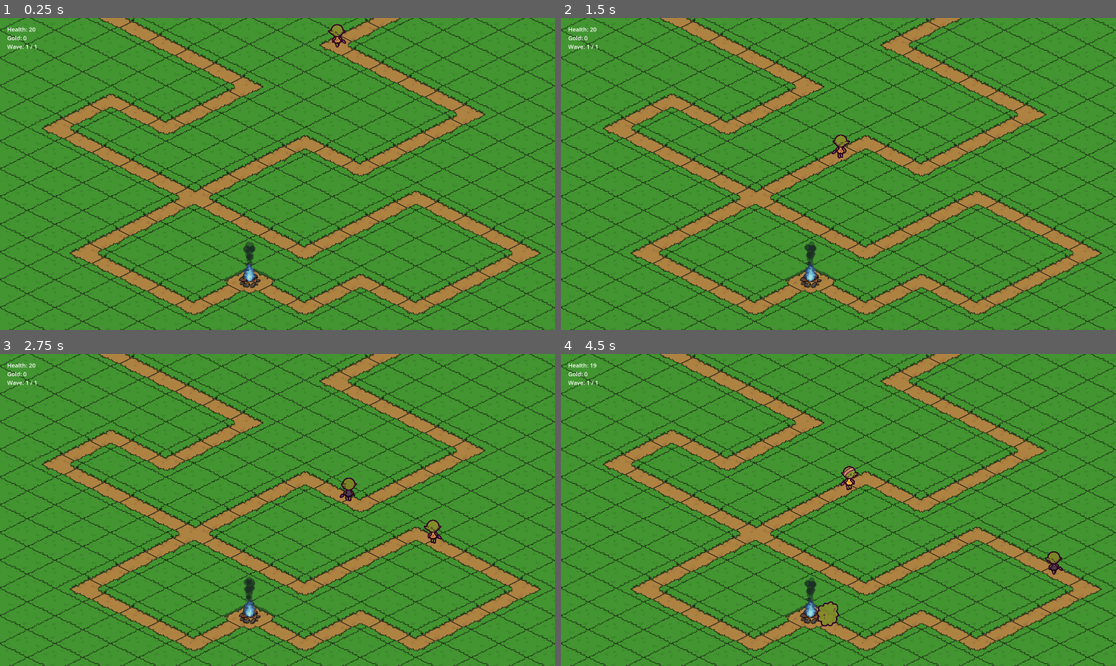
Above: before the commit, frames 1-4 (two rows, left to right).
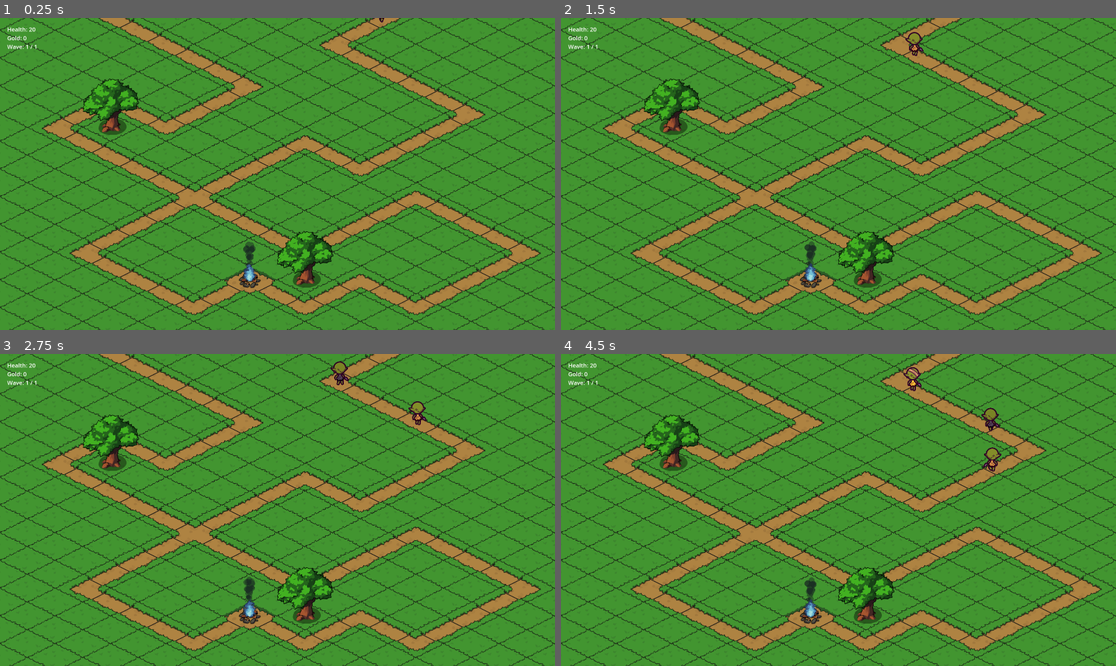
Above: after the commit, the same moments.

Repository: UnscriptedGames/td-prototype
Game: Godot game, scene res://Levels/Level 1/level_1.tscn
Two runs of this game, one before a commit and one after it. Both use one fixed random seed, a clock stepped at 60 frames per second and the inputs below.
Inputs:
- Up to frame 1 (0.25 s): no input
- Up to frame 2 (1.5 s): no input
- Up to frame 3 (2.75 s): no input
- Up to frame 4 (4.5 s): no input

The runs differ from the first frame. In frame 1, 2.2% of the frame differs, in the area x 14-70%, y 0-87%; in frame 2, 2.4%; in frame 3, 2.7%; in frame 4, 3.1%, in the area x 5-91%, y 2-88%.

Commit message:
Y Sorting Cleanup

Diff:
--- a/Entities/Enemies/Goblin/goblin_enemy_data.tres
+++ b/Entities/Enemies/Goblin/goblin_enemy_data.tres
@@ -6,7 +6,7 @@
 [resource]
 script = ExtResource("2_x4n50")
 max_health = 2
-speed = 1000.0
+speed = 200.0
 reward = 1
 variants = Array[String](["green", "purple", "orange", "yellow"])
 required_actions = Array[String](["walk", "die"])
--- a/Levels/Level 1/level_1.tscn
+++ b/Levels/Level 1/level_1.tscn
@@ -38,29 +38,31 @@
 tile_map_data = PackedByteArray("AAABAP//EgAAAAAAAAACAAAAEgAAAAAAAAACAAEAEgAAAAAAAAADAAIAEgAAAAAAAAADAAMAEgAAAAAAAAACAA …(3952 unchanged characters)…
 tile_set = ExtResource("2_b6u0k")
 
+[node name="Objects" type="TileMapLayer" parent="TileMaps" index="2"]
+y_sort_enabled = true
+tile_map_data = PackedByteArray("AAAFABIAAgAAAAAAAAABAAcAAgAAAAAAAAA=")
+tile_set = ExtResource("2_b6u0k")
+
 [node name="Spawn1" type="Path2D" parent="Paths" index="0"]
-y_sort_enabled = true
 curve = SubResource("Curve2D_h4a6w")
 script = ExtResource("4_1n5yv")
 branches = Array[NodePath]([NodePath("../End1"), NodePath("../End2")])
 
 [node name="Spawn2" type="Path2D" parent="Paths" index="1"]
-y_sort_enabled = true
 curve = SubResource("Curve2D_vbwyf")
 script = ExtResource("4_1n5yv")
 branches = Array[NodePath]([NodePath("../End1"), NodePath("../End2")])
 
 [node name="End1" type="Path2D" parent="Paths" index="2"]
-y_sort_enabled = true
 curve = SubResource("Curve2D_1n5yv")
 script = ExtResource("4_1n5yv")
 
 [node name="End2" type="Path2D" parent="Paths" index="3"]
-y_sort_enabled = true
 curve = SubResource("Curve2D_oql6h")
 script = ExtResource("4_1n5yv")
 
 [node name="Smoke" type="AnimatedSprite2D" parent="Animations" index="0"]
+z_index = 1
 position = Vector2(863, 831)
 sprite_frames = ExtResource("4_h4a6w")
 animation = &"smoke"
@@ -68,6 +70,7 @@
 frame_progress = 0.510573
 
 [node name="Flame" type="AnimatedSprite2D" parent="Animations" index="1"]
+z_index = 1
 position = Vector2(864, 879)
 scale = Vector2(1.4, 1.4)
 sprite_frames = ExtResource("4_h4a6w")
--- a/Levels/Template Level/template_level.gd
+++ b/Levels/Template Level/template_level.gd
@@ -8,6 +8,9 @@
 ## Wave State
 var _current_wave_index: int = 0	# Current wave index
 var _spawning: bool = false	# True if currently spawning enemies
+
+## Node References
+@onready var entities := $Entities # Container for all spawned entities
 
 ## Path Cache
 var _paths: Dictionary = {}	# Cached Path2D nodes for quick lookup
@@ -97,10 +100,11 @@
 	path_follow.loop = false
 	path_node.add_child(path_follow)
 
-	# Use direct property access for type safety
+	# Assign the path_follow node to the enemy, so it knows where to get its position
 	enemy.path_follow = path_follow
-	path_follow.add_child(enemy)
-	enemy.global_position = path_node.global_position
+
+	# Add the enemy to the Entities container for Y-sorting
+	entities.add_child(enemy)
 
 	# Enable processing now that the enemy is set up
 	enemy.set_process(true)
@@ -160,12 +164,9 @@
 	new_path_follow.loop = false
 	next_path.add_child(new_path_follow)
 
-	var last_position: Vector2 = enemy.global_position
+	# The enemy is not reparented. It stays in the 'Entities' node.
+	# We just give it the new path_follow node to track.
+	enemy.path_follow = new_path_follow
 
-	# Reparent the enemy and clean up the old path follower
-	path_follow.remove_child(enemy)
-	new_path_follow.add_child(enemy)
-	enemy.path_follow = new_path_follow
-	enemy.global_position = last_position
-
+	# Clean up the old path follower
 	path_follow.queue_free()
--- a/Levels/Template Level/template_level.tscn
+++ b/Levels/Template Level/template_level.tscn
@@ -5,6 +5,7 @@
 [ext_resource type="PackedScene" uid="uid://qy230vei6n8p" path="res://UI/HUD/level_hud.tscn" id="3_sv07c"]
 
 [node name="TemplateLevel" type="Node2D"]
+y_sort_enabled = true
 script = ExtResource("1_f16nf")
 
 [node name="TileMaps" type="Node2D" parent="."]
@@ -16,6 +17,9 @@
 tile_map_data = PackedByteArray("AAD/////AAAAAAAAAAD//wEAAAAAAAAAAAD//wMAAAAAAAAAAAD//wUAAAAAAAAAAAD//wcAAAAAAAAAAAD//w …(3952 unchanged characters)…
 tile_set = ExtResource("1_ser8i")
 
+[node name="Entities" type="Node2D" parent="."]
+y_sort_enabled = true
+
 [node name="Paths" type="Node2D" parent="."]
 
 [node name="Animations" type="Node2D" parent="."]
--- a/Levels/Tilesets/template_tileset.tres
+++ b/Levels/Tilesets/template_tileset.tres
@@ -1,8 +1,9 @@
-[gd_resource type="TileSet" load_steps=7 format=3 uid="uid://deanuyo4c5m1j"]
+[gd_resource type="TileSet" load_steps=9 format=3 uid="uid://deanuyo4c5m1j"]
 
 [ext_resource type="Texture2D" uid="uid://jrbnwth02bfg" path="res://Levels/Tilesets/Assets/dirt.png" id="1_u501n"]
 [ext_resource type="Texture2D" uid="uid://vltt1y0bp4qo" path="res://Levels/Level 1/Assets/bonfire.png" id="2_6jbie"]
 [ext_resource type="Texture2D" uid="uid://bqwjfp5kk2kcq" path="res://Levels/Tilesets/Assets/grass.png" id="2_o4cqi"]
+[ext_resource type="Texture2D" uid="uid://53hwxl3wmmmu" path="res://Levels/Tilesets/Assets/Objects/tree.png" id="4_uj42a"]
 
 [sub_resource type="TileSetAtlasSource" id="TileSetAtlasSource_w3cdo"]
 resource_name = "Ground"
@@ -22,39 +23,62 @@
 texture_region_size = Vector2i(192, 192)
 0:0/0 = 0
 0:0/0/texture_origin = Vector2i(0, 5)
+0:0/0/y_sort_origin = -45
 1:0/0 = 0
 1:0/0/texture_origin = Vector2i(0, 5)
+1:0/0/y_sort_origin = -45
 2:0/0 = 0
 2:0/0/texture_origin = Vector2i(0, 5)
+2:0/0/y_sort_origin = -45
 3:0/0 = 0
 3:0/0/texture_origin = Vector2i(0, 5)
+3:0/0/y_sort_origin = -45
 4:0/0 = 0
 4:0/0/texture_origin = Vector2i(0, 5)
+4:0/0/y_sort_origin = -45
 5:0/0 = 0
 5:0/0/texture_origin = Vector2i(0, 5)
+5:0/0/y_sort_origin = -45
 6:0/0 = 0
 6:0/0/texture_origin = Vector2i(0, 5)
+6:0/0/y_sort_origin = -45
 7:0/0 = 0
 7:0/0/texture_origin = Vector2i(0, 5)
+7:0/0/y_sort_origin = -45
 8:0/0 = 0
 8:0/0/texture_origin = Vector2i(0, 5)
+8:0/0/y_sort_origin = -45
 0:1/0 = 0
 0:1/0/texture_origin = Vector2i(0, 5)
+0:1/0/y_sort_origin = -45
 1:1/0 = 0
 1:1/0/texture_origin = Vector2i(0, 5)
+1:1/0/y_sort_origin = -45
 2:1/0 = 0
 2:1/0/texture_origin = Vector2i(0, 5)
+2:1/0/y_sort_origin = -45
 3:1/0 = 0
 3:1/0/texture_origin = Vector2i(0, 5)
+3:1/0/y_sort_origin = -45
 4:1/0 = 0
 4:1/0/texture_origin = Vector2i(0, 5)
+4:1/0/y_sort_origin = -45
 5:1/0 = 0
 5:1/0/texture_origin = Vector2i(0, 5)
+5:1/0/y_sort_origin = -45
 6:1/0 = 0
 6:1/0/texture_origin = Vector2i(0, 5)
+6:1/0/y_sort_origin = -45
 7:1/0 = 0
 7:1/0/texture_origin = Vector2i(0, 5)
+7:1/0/y_sort_origin = -45
 7:1/0/custom_data_0 = true
+
+[sub_resource type="TileSetAtlasSource" id="TileSetAtlasSource_plllc"]
+texture = ExtResource("4_uj42a")
+texture_region_size = Vector2i(196, 196)
+0:0/0 = 0
+0:0/0/texture_origin = Vector2i(0, 77)
 
 [resource]
 tile_shape = 1
@@ -64,4 +88,5 @@
 sources/0 = SubResource("TileSetAtlasSource_w3cdo")
 sources/18 = SubResource("TileSetAtlasSource_ggvg6")
 sources/1 = SubResource("TileSetAtlasSource_44ow1")
+sources/2 = SubResource("TileSetAtlasSource_plllc")
 tile_proxies/coords_level = [[1, Vector2i(0, 0)], [18, Vector2i(0, 0)], [2, Vector2i(0, 0)], [18, Vector2i(1, 0)], [3,  …(648 unchanged characters)…
Binary file added: Levels/Tilesets/Assets/Objects/tree.png
Not shown, added: Levels/Tilesets/Assets/Objects/tree.png.import
